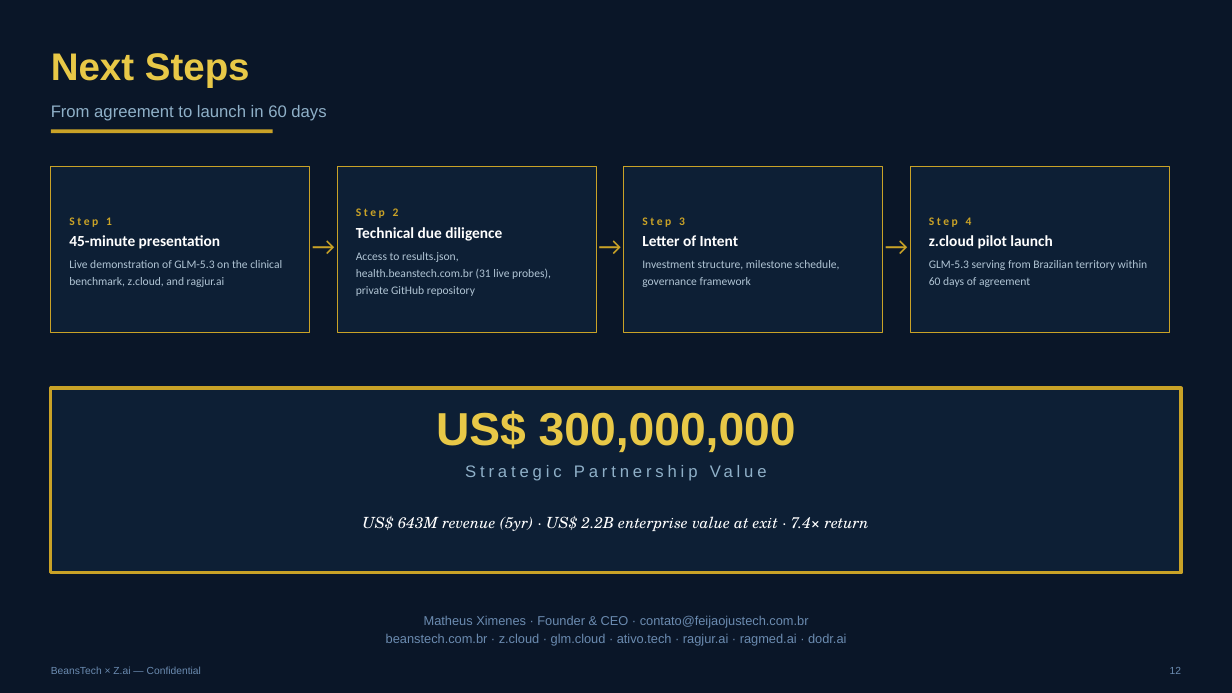
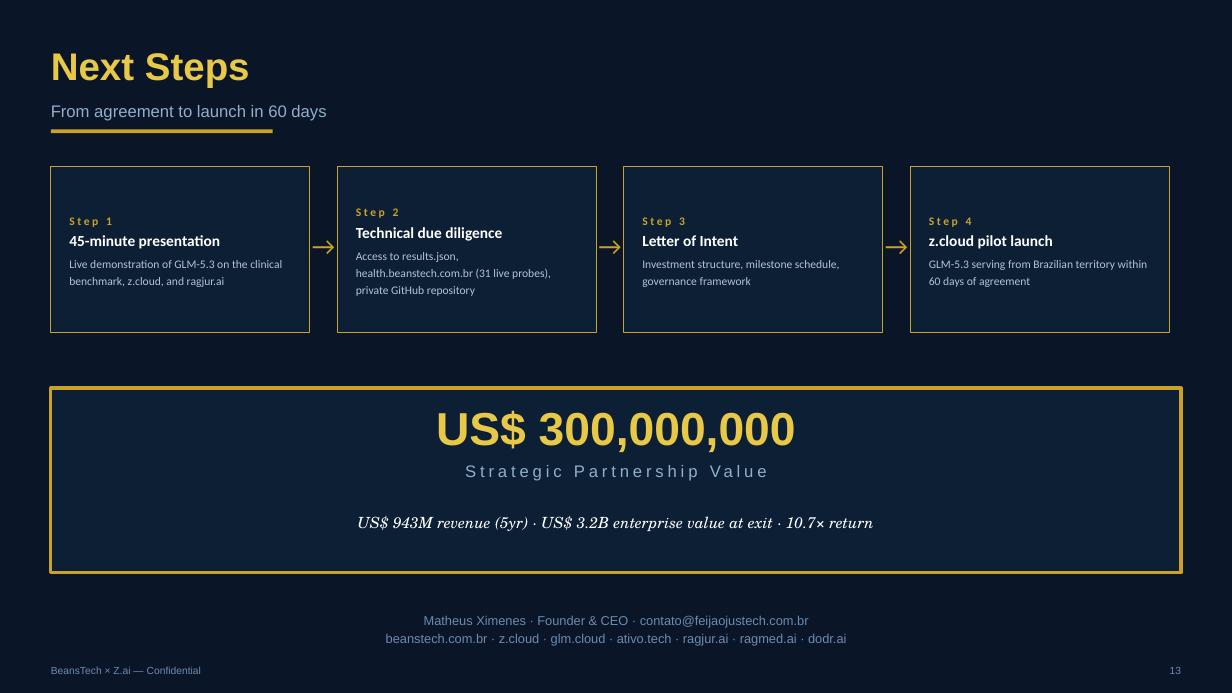
Before and after one commit to beanstechhub/healthtech-infra, a slide deck: slide 13 of apresentacoes/ZCloud-Zai-Parceria-EN.pptx (slide 12 before the commit). Drawn at 1232x693 pixels with LibreOffice and Linux fonts; fonts in the diff are those of the drawing. Boxes give left, top, right and bottom in pixels: in the first picture for what was removed or moved away, otherwise in the second. Text is boxed around its words. In the diff, an @@ line names an element or a change of style, - is before the commit and + after.

Commit message:
Data center as revenue multiplier: compute-as-a-service, LATAM, compute bottleneck, colocation; revenue updated to US$943M/5yr (3.1× ROI, 10.7× EV)

```diff
--- a/apresentacoes/ZCloud-Zai-Parceria-EN.pptx
+++ b/apresentacoes/ZCloud-Zai-Parceria-EN.pptx
@@ text at (357, 516, 873, 531): text changed @@
-US$ 643M revenue (5yr) · US$ 2.2B enterprise value at exit · 7.4× return
+US$ 943M revenue (5yr) · US$ 3.2B enterprise value at exit · 10.7× return
```
Also in this commit, not shown: 4 other slides changed, 1 slide added, 1 other file.
